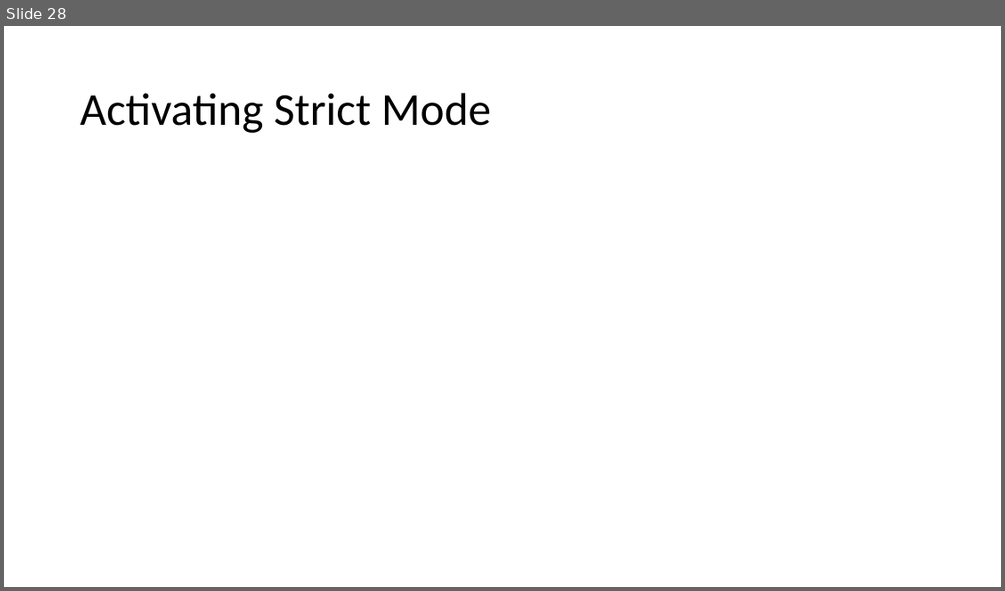
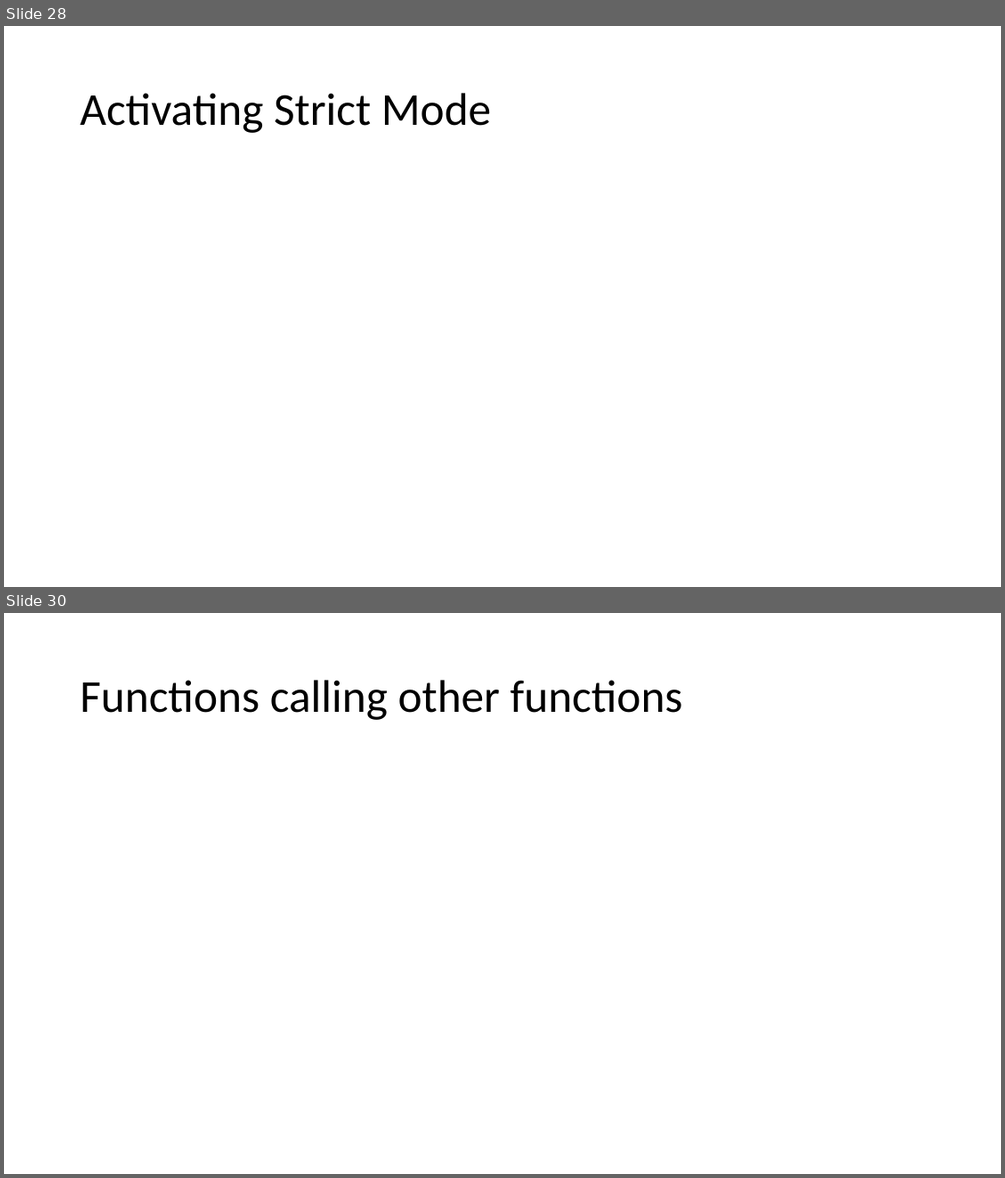
Before and after one commit to PiyushChaturvedii/Batch05, a slide deck: JavaScript.pptx. Shown one above the other, each under a label of ours: slide 28 before the commit, slides 28 and 30 after it; the slides between them are not shown. The pictures are 1005x591 and 1005x1178 pixels, drawn with LibreOffice and Linux fonts; fonts in the diff are those of the drawing. Boxes give left, top, right and bottom in pixels: in the first picture for what was removed or moved away, otherwise in the second. Text is boxed around its words. In the diff, an @@ line names an element or a change of style, - is before the commit and + after.

```diff
--- a/JavaScript.pptx
+++ b/JavaScript.pptx
@@ slide 30 added at box(4, 613, 1001, 1174), background #FFFFFF @@
@@ title added at box(80, 680, 683, 720), 44 pt, text #000000 @@
+Functions calling other functions
```
Also in this commit, not shown: 1 slide changed, 3 other files.
